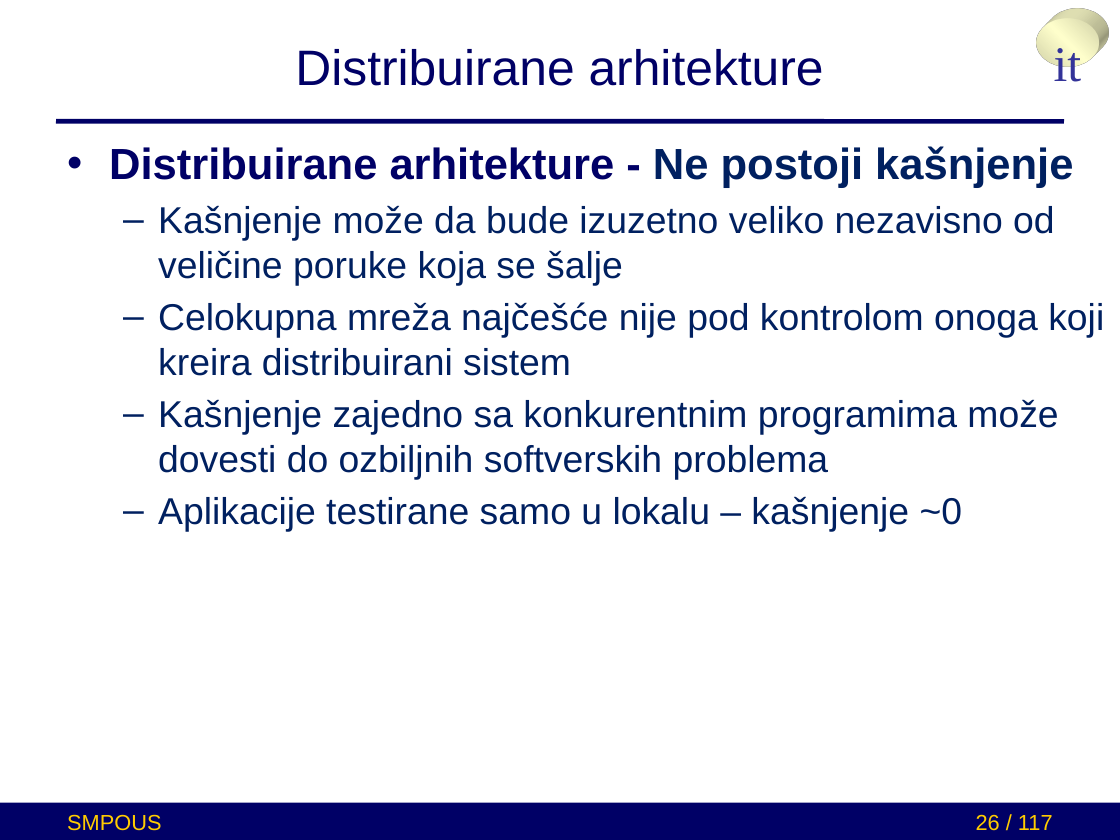
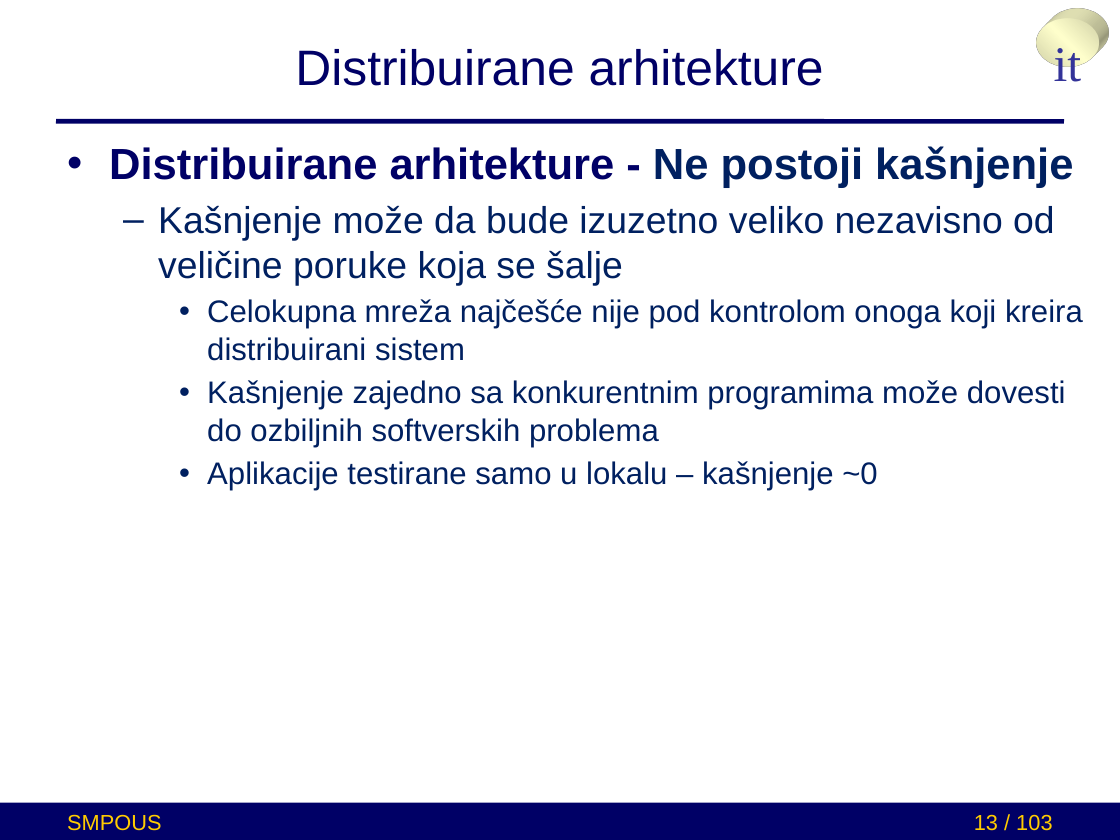
Before and after one commit to brankoterzic/SMPUOS-example-project, a slide deck: slide 13 of presentation_ppx/microservices.pptx (slide 26 before the commit). Drawn at 1120x840 pixels with LibreOffice and Linux fonts; fonts in the diff are those of the drawing. Boxes give left, top, right and bottom in pixels: in the first picture for what was removed or moved away, otherwise in the second. Text is boxed around its words. In the diff, an @@ line names an element or a change of style, - is before the commit and + after.

```diff
--- a/presentation_ppx/microservices.pptx
+++ b/presentation_ppx/microservices.pptx
@@ text at [207, 299, 1083, 491]: size 24 to 20 pt in "Celokupna mreža najčešće nije pod kontrolom onoga ...", "Kašnjenje zajedno sa konkurentnim programima može dovesti ...", "Aplikacije testirane samo u lokalu – kašnjenje ..."; bullet – to •; list level 2 to 3 in "Celokupna mreža najčešće nije pod ..."; list level 2 to 3 in "Kašnjenje zajedno sa konkurentnim programima ..."; list level 2 to 3 in "Aplikacije testirane samo u lokalu ..." @@
@@ page number at [974, 814, 1052, 831]: text changed @@
-26 / 117
+13 / 103
```
Also in this commit, not shown: 5 other slides changed, 14 slides removed.
